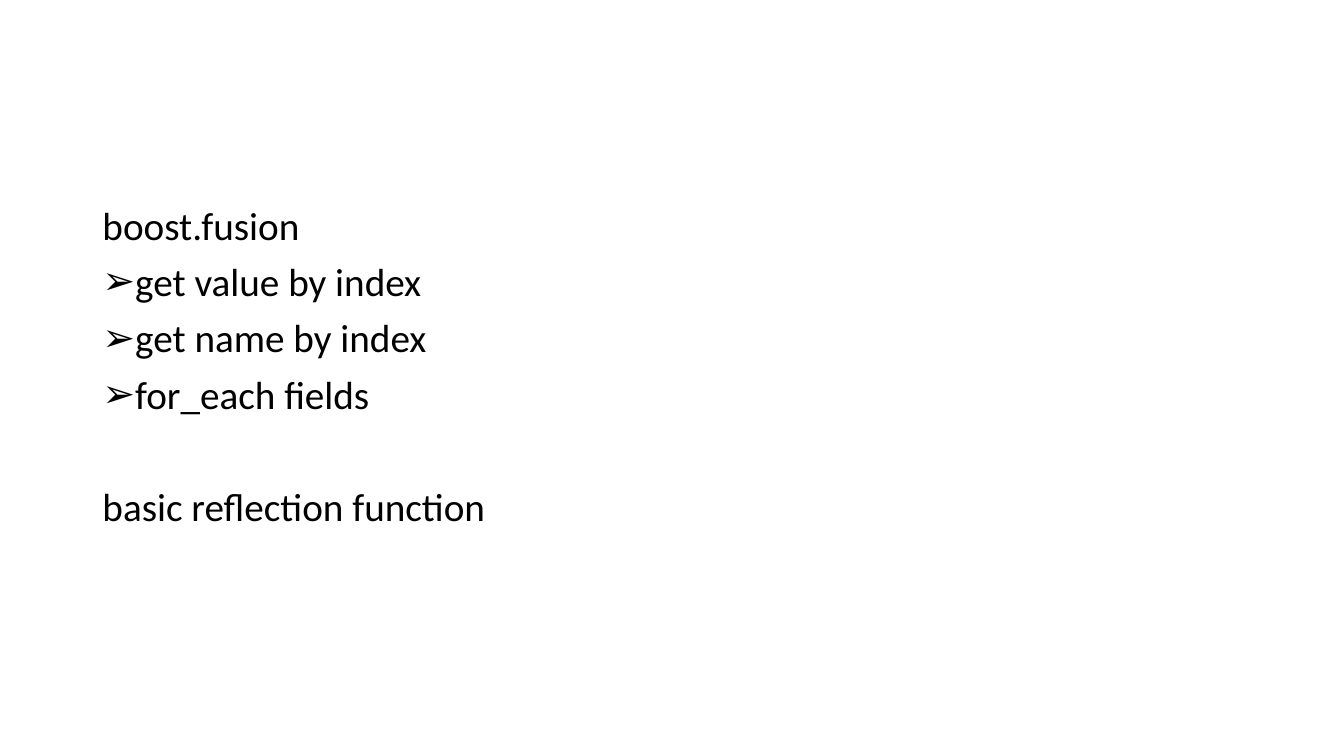
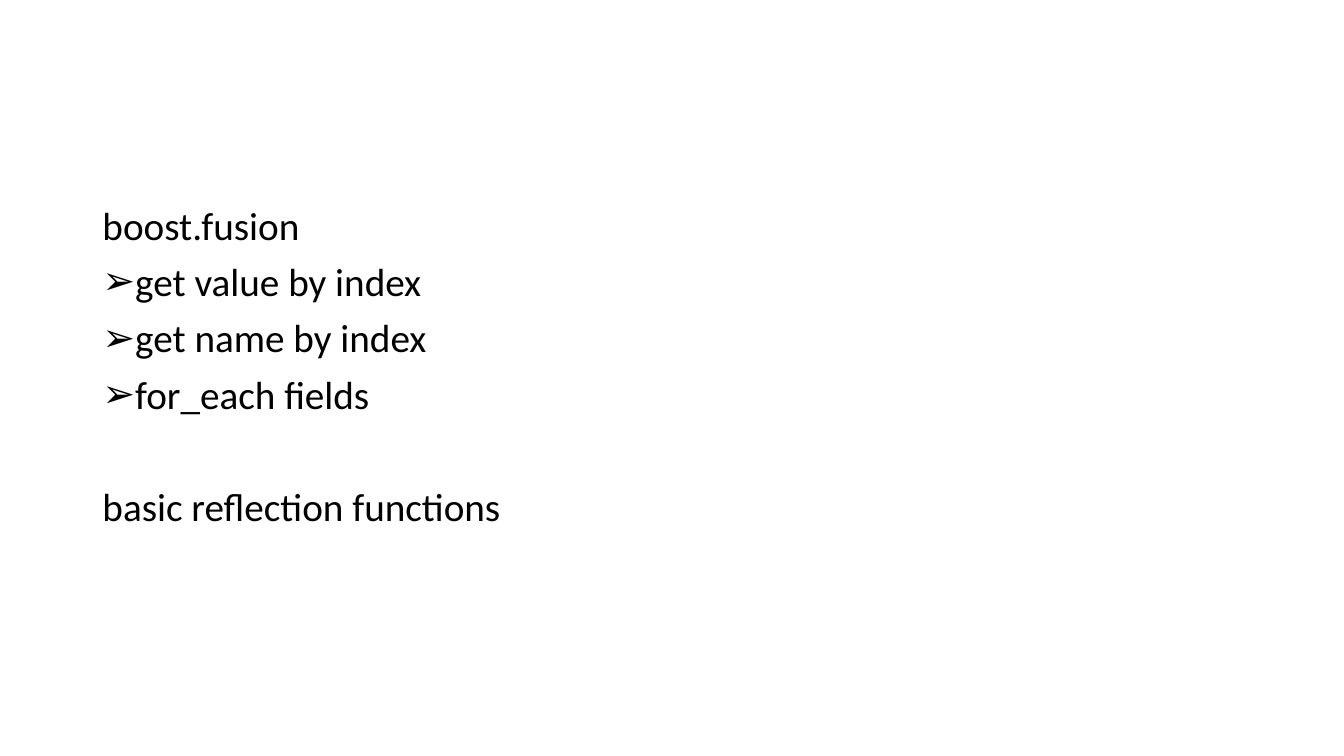
Before and after one commit to qicosmos/cppcon2017, a slide deck: slide 23 of cppcon2017.pptx. Drawn at 1344x756 pixels with LibreOffice and Linux fonts; fonts in the diff are those of the drawing. Boxes give left, top, right and bottom in pixels: in the first picture for what was removed or moved away, otherwise in the second. Text is boxed around its words. In the diff, an @@ line names an element or a change of style, - is before the commit and + after.

Commit message:
improve

```diff
--- a/cppcon2017.pptx
+++ b/cppcon2017.pptx
@@ text at [102,493,500,522]: text changed @@
-basic reflection function
+basic reflection functions
```
Also in this commit, not shown: 2 other slides changed, 1 slide added.
